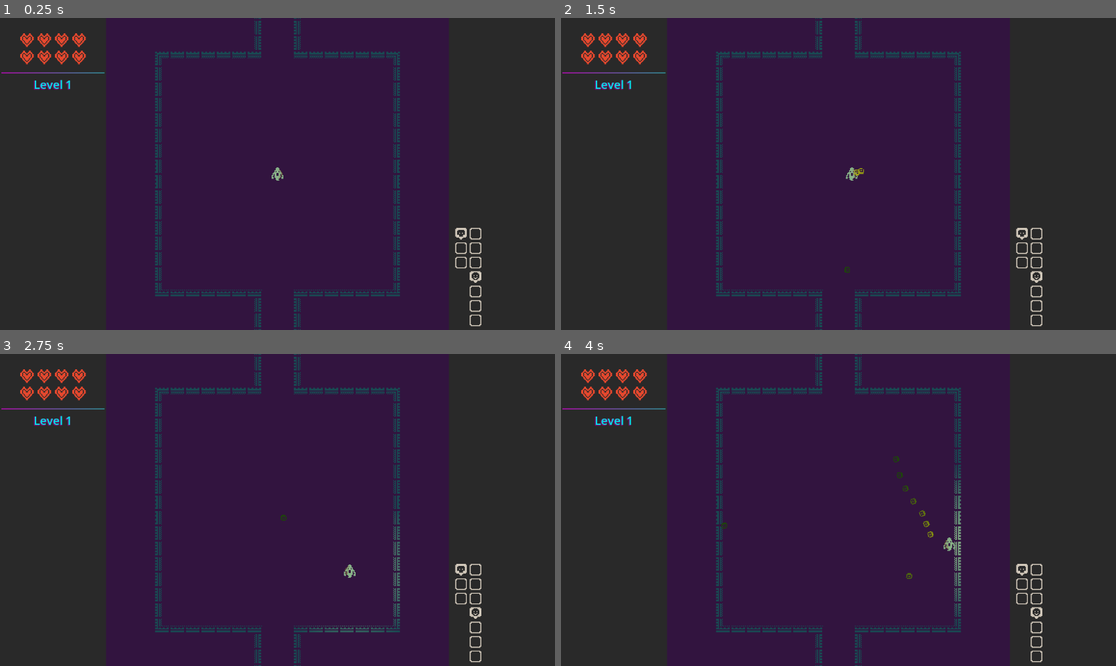
Above: before the commit, frames 1-4 (two rows, left to right).
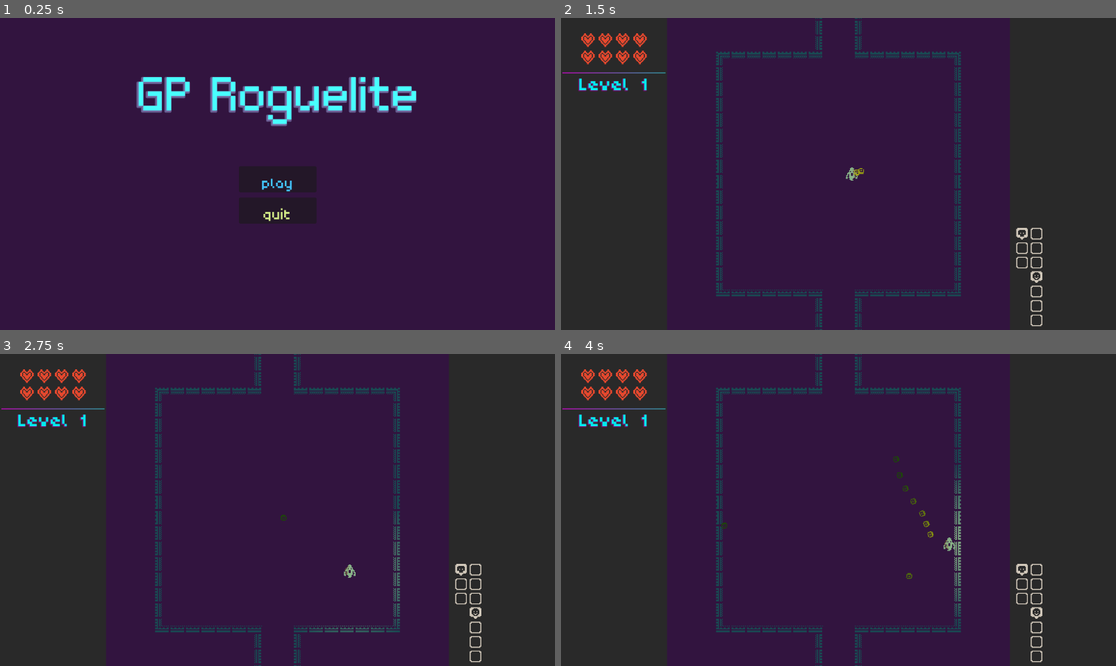
Above: after the commit, the same moments.

Repository: efredericks/gp-roguelite
Game: Godot game, scene res://scenes/menu.tscn
Two runs of this game, one before a commit and one after it. Both use one fixed random seed, a clock stepped at 60 frames per second and the inputs below. Before the commit the project starts from res://scenes/main.tscn. Sound files missing from this copy of the repository are replaced by a short silence.
Inputs (mouse positions are in pixels of both pictures, inside the frame that each line leads up to):
- Up to frame 1 (0.25 s): no input
- Up to frame 2 (1.5 s): click (838, 180) at 0.5 s, where only the run after the commit has a clickable "play"; move the mouse to (960, 158) at 1.27 s; press the mouse at (960, 158) at 1.28 s; hold D (move_right) from 1.28 s (still down)
- Up to frame 3 (2.75 s): move the mouse to (166, 525) at 2.02 s; release D (move_right) at 2.03 s; release the mouse at (166, 525) at 2.03 s; hold S (move_down) from 2.03 s (still down); click (166, 525) at 2.1 s
- Up to frame 4 (4 s): move the mouse to (894, 441) at 2.77 s; release S (move_down) at 2.78 s; press the mouse at (894, 441) at 2.78 s; hold D (move_right) 2.78-3.53 s; move the mouse to (810, 572) at 3.52 s; release the mouse at (810, 572) at 3.53 s; hold W (move_up) from 3.53 s (still down); click (810, 572) at 3.6 s

The runs differ from the first frame. In frame 1, 6.6% of the frame differs, in the area x 0-87%, y 0-100%; in frame 2, 0.3%; in frame 3, 0.3%; in frame 4, 0.3%.

Commit message:
font

Diff:
--- /dev/null
+++ b/assets/button_theme.tres
@@ -0,0 +1,7 @@
+[gd_resource type="Theme" format=3 uid="uid://dgcfhrperixa1"]
+
+[ext_resource type="FontFile" uid="uid://dpxm1psfip7o1" path="res://assets/fonts/fonts/poco/Poco.ttf" id="1_lbl2b"]
+
+[resource]
+default_font = ExtResource("1_lbl2b")
+default_font_size = 36
--- /dev/null
+++ b/assets/fonts/fonts/architect-s-daughter/ArchitectsDaughter32.tres
@@ -0,0 +1,8 @@
+[gd_resource type="DynamicFont" load_steps=2 format=2]
+
+[ext_resource path="res://fonts/architect-s-daughter/ArchitectsDaughter.ttf" type="DynamicFontData" id=1]
+
+[resource]
+
+size = 32
+font_data = ExtResource( 1 )
--- /dev/null
+++ b/assets/fonts/fonts/cmu-typewriter/Typewriter.tres
@@ -0,0 +1,8 @@
+[gd_resource type="DynamicFont" load_steps=2 format=2]
+
+[ext_resource path="res://fonts/cmu-typewriter/Typewriter/cmuntt.ttf" type="DynamicFontData" id=1]
+
+[resource]
+
+size = 32
+font_data = ExtResource( 1 )
--- /dev/null
+++ b/assets/fonts/fonts/connection_ii/ConnectionII.tres
@@ -0,0 +1,8 @@
+[gd_resource type="DynamicFont" load_steps=2 format=2]
+
+[ext_resource path="res://fonts/connection_ii/ConnectionII.otf" type="DynamicFontData" id=1]
+
+[resource]
+
+size = 30
+font_data = ExtResource( 1 )
--- /dev/null
+++ b/assets/fonts/fonts/droid-sans/DroidSans.tres
@@ -0,0 +1,8 @@
+[gd_resource type="DynamicFont" load_steps=2 format=2]
+
+[ext_resource path="res://fonts/droid-sans/DroidSans.ttf" type="DynamicFontData" id=1]
+
+[resource]
+
+size = 32
+font_data = ExtResource( 1 )
--- /dev/null
+++ b/assets/fonts/fonts/kirifont/Kirifont.tres
@@ -0,0 +1,10 @@
+[gd_resource type="DynamicFont" load_steps=2 format=2]
+
+[ext_resource path="res://fonts/kirifont/KiriFont.otf" type="DynamicFontData" id=1]
+
+[resource]
+
+size = 32
+extra_spacing_top = -5
+extra_spacing_bottom = -20
+font_data = ExtResource( 1 )
--- /dev/null
+++ b/assets/fonts/fonts/linux-libertine/LinuxLibertine.tres
@@ -0,0 +1,5 @@
+[gd_resource type="DynamicFontData" format=2]
+
+[resource]
+
+font_path = "res://fonts/linux-libertine/LinLibertine_5.3.0_2012_07_02/LinLibertineOTF_5.3.0_2012_07_02/LinLibertine_R.otf"
--- /dev/null
+++ b/assets/fonts/fonts/montreal/Montreal.tres
@@ -0,0 +1,8 @@
+[gd_resource type="DynamicFont" load_steps=2 format=2]
+
+[ext_resource path="res://fonts/montreal/Montreal-Regular.ttf" type="DynamicFontData" id=1]
+
+[resource]
+
+size = 32
+font_data = ExtResource( 1 )
--- /dev/null
+++ b/assets/fonts/fonts/poco/Poco.tres
@@ -0,0 +1,11 @@
+[gd_resource type="DynamicFont" load_steps=2 format=2]
+
+[ext_resource path="res://fonts/poco/Poco.ttf" type="DynamicFontData" id=1]
+
+[resource]
+
+size = 40
+use_mipmaps = true
+extra_spacing_top = -18
+extra_spacing_bottom = 2
+font_data = ExtResource( 1 )
--- /dev/null
+++ b/assets/fonts/fonts/source-code-pro/SourceCodePro.tres
@@ -0,0 +1,8 @@
+[gd_resource type="DynamicFont" load_steps=2 format=2]
+
+[ext_resource path="res://fonts/source-code-pro/source-code-pro-2.010R-ro-1.030R-it/TTF/SourceCodePro-Regular.ttf" type="DynamicFontData" id=1]
+
+[resource]
+
+size = 32
+font_data = ExtResource( 1 )
--- /dev/null
+++ b/assets/fonts/fonts/xolonium/Xolonium.tres
@@ -0,0 +1,8 @@
+[gd_resource type="DynamicFont" load_steps=2 format=2]
+
+[ext_resource path="res://fonts/xolonium/xolonium-fonts-4.1/ttf/Xolonium-Regular.ttf" type="DynamicFontData" id=1]
+
+[resource]
+
+size = 32
+font_data = ExtResource( 1 )
--- a/project.godot
+++ b/project.godot
@@ -11,7 +11,7 @@
 [application]
 
 config/name="gp-roguelite"
-run/main_scene="uid://dpyxvmge25iiw"
+run/main_scene="uid://btbdn5g57r3u5"
 config/features=PackedStringArray("4.6", "GL Compatibility")
 config/icon="res://icon.svg"
 
--- a/scenes/main.tscn
+++ b/scenes/main.tscn
@@ -9,6 +9,7 @@
 [ext_resource type="Texture2D" uid="uid://xeimak4yjnks" path="res://assets/sprites/kenney_1bit_pack/colored-transparent_packed.png" id="9_85g3d"]
 [ext_resource type="Script" uid="uid://tqo0vire5fdf" path="res://scripts/minimap.gd" id="9_choun"]
 [ext_resource type="Script" uid="uid://jv8w1lk2noj3" path="res://scripts/player_health_ui.gd" id="9_eb6dy"]
+[ext_resource type="FontFile" uid="uid://dpxm1psfip7o1" path="res://assets/fonts/fonts/poco/Poco.ttf" id="9_trceg"]
 [ext_resource type="Texture2D" uid="uid://biy8f4amxegg5" path="res://assets/player_heart.tres" id="10_trceg"]
 [ext_resource type="AudioStream" uid="uid://cihymk0555uom" path="res://assets/audio/Music.mp3" id="13_trceg"]
 
@@ -16,7 +17,8 @@
 bg_color = Color(0.16206557, 0.1620656, 0.16206548, 1)
 
 [sub_resource type="LabelSettings" id="LabelSettings_ya4ey"]
-font_size = 24
+font = ExtResource("9_trceg")
+font_size = 48
 font_color = Color(3.657937e-06, 0.9220609, 0.9317952, 1)
 shadow_size = 5
 shadow_color = Color(0.5803922, 0.015686275, 0.5411765, 0.57254905)
@@ -112,13 +114,13 @@
 layout_mode = 1
 anchors_preset = 10
 anchor_right = 1.0
-offset_top = 121.00001
+offset_top = 97.0
 offset_bottom = 155.0
 grow_horizontal = 2
 text = "Level: 1"
 label_settings = SubResource("LabelSettings_ya4ey")
 horizontal_alignment = 1
-vertical_alignment = 1
+vertical_alignment = 3
 autowrap_mode = 1
 
 [node name="Line2D" type="Line2D" parent="CanvasLayer/BorderLeft" unique_id=1550225169]
--- a/scenes/menu.tscn
+++ b/scenes/menu.tscn
@@ -1,10 +1,16 @@
 [gd_scene format=3 uid="uid://btbdn5g57r3u5"]
 
 [ext_resource type="Script" uid="uid://de6nsgpmxbceb" path="res://scripts/menu.gd" id="1_yqeox"]
+[ext_resource type="FontFile" uid="uid://cellm35opdosb" path="res://assets/fonts/fonts/connection/Connection.otf" id="2_vjb58"]
+[ext_resource type="Theme" uid="uid://dgcfhrperixa1" path="res://assets/button_theme.tres" id="3_con2f"]
 
 [sub_resource type="LabelSettings" id="LabelSettings_4h3mk"]
+font = ExtResource("2_vjb58")
 font_size = 96
 font_color = Color(0.28235295, 1, 1, 1)
+shadow_size = 10
+shadow_color = Color(0.5019608, 0.49803922, 0.72156864, 0.6509804)
+shadow_offset = Vector2(-2, 2)
 
 [node name="menu" type="Control" unique_id=1680762944]
 layout_mode = 3
@@ -19,7 +25,8 @@
 layout_mode = 1
 anchors_preset = 10
 anchor_right = 1.0
-offset_bottom = 23.0
+offset_top = 114.0
+offset_bottom = 211.0
 grow_horizontal = 2
 text = "GP Roguelite"
 label_settings = SubResource("LabelSettings_4h3mk")
@@ -33,12 +40,14 @@
 anchor_top = 0.5
 anchor_right = 0.5
 anchor_bottom = 0.5
-offset_left = -80.5
-offset_top = -130.0
-offset_right = 80.5
-offset_bottom = -76.0
+offset_left = -80.0
+offset_top = -16.0
+offset_right = 81.0
+offset_bottom = 38.0
 grow_horizontal = 2
 grow_vertical = 2
+theme = ExtResource("3_con2f")
+theme_override_colors/font_color = Color(0.26382825, 0.7776351, 1, 1)
 text = "play"
 
 [node name="QuitButton" type="Button" parent="." unique_id=949413423]
@@ -49,11 +58,13 @@
 anchor_right = 0.5
 anchor_bottom = 0.5
 offset_left = -80.0
-offset_top = -65.0
+offset_top = 49.0
 offset_right = 81.0
-offset_bottom = -11.0
+offset_bottom = 103.0
 grow_horizontal = 2
 grow_vertical = 2
+theme = ExtResource("3_con2f")
+theme_override_colors/font_color = Color(0.83182627, 0.92545474, 0.53430355, 1)
 text = "quit"
 
 [connection signal="pressed" from="PlayButton" to="." method="_on_play_button_pressed"]
Not shown, added: assets/fonts/fonts/architect-s-daughter/Architects Daughter SIL OFL Font License.txt
Binary file added: assets/fonts/fonts/architect-s-daughter/ArchitectsDaughter.ttf
Not shown, added: assets/fonts/fonts/architect-s-daughter/ArchitectsDaughter.ttf.import
Not shown, added: assets/fonts/fonts/cmu-typewriter/Typewriter/OFL-FAQ.txt
Not shown, added: assets/fonts/fonts/cmu-typewriter/Typewriter/OFL.txt
Not shown, added: assets/fonts/fonts/cmu-typewriter/Typewriter/README.txt
Binary file added: assets/fonts/fonts/cmu-typewriter/Typewriter/cmunit.ttf
Not shown, added: assets/fonts/fonts/cmu-typewriter/Typewriter/cmunit.ttf.import
Binary file added: assets/fonts/fonts/cmu-typewriter/Typewriter/cmuntb.ttf
Not shown, added: assets/fonts/fonts/cmu-typewriter/Typewriter/cmuntb.ttf.import
Binary file added: assets/fonts/fonts/cmu-typewriter/Typewriter/cmuntt.ttf
Not shown, added: assets/fonts/fonts/cmu-typewriter/Typewriter/cmuntt.ttf.import
(and 97 more such lines)
